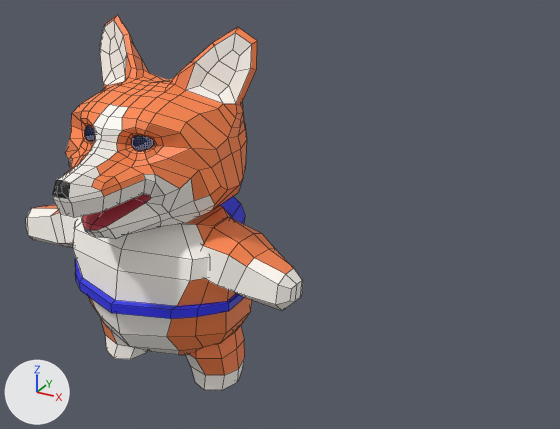
What one commit did to the FBX model Assets/MainChar/Corgi.fbx.
Rendered twice from a 50 mm camera at (2.5, -3.17, 2.73) aimed at (0.74, 0.04, 1.13). Every picture has the same lights, and +X, +Y and +Z are marked at lower left. Mesh edges are drawn as thin lines. Where no turn or scale is listed for an object, it has been applied to the vertices.

In view in the first picture: 'Arm.L', 'Arm.R', 'Head', 'Leg.L', 'Leg.R', 'Torso'.
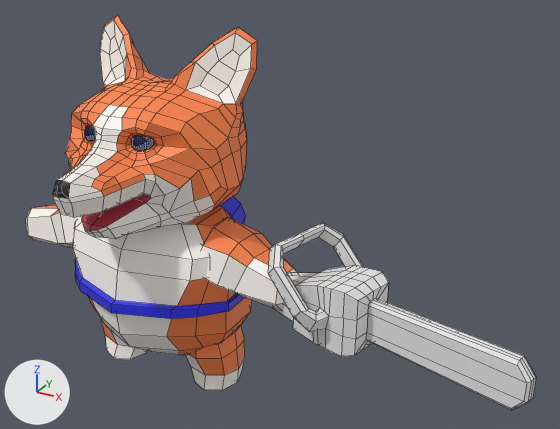
Where the newer file only moved an object's origin or applied its transform, the numbers keep the older frame.

What changed in the scene script:
```text
Add me_cube_005:
    me_cube_005.from_pydata(...)  # 190 vertices, 192 faces; spans x -0.062..1.303, y -0.347..0.224, z -0.105..0.356
Add ob_chensaw:
    ob_chensaw = bpy.data.objects.new('Chensaw', me_cube_005)
    ob_chensaw.location = (0.849, -0.11, 0.785)
```

Pixel boxes [x1, y1, x2, y2] of what changed, in the pictures (560 x 429 px):
'Chensaw', added: after [268, 223, 536, 410]
